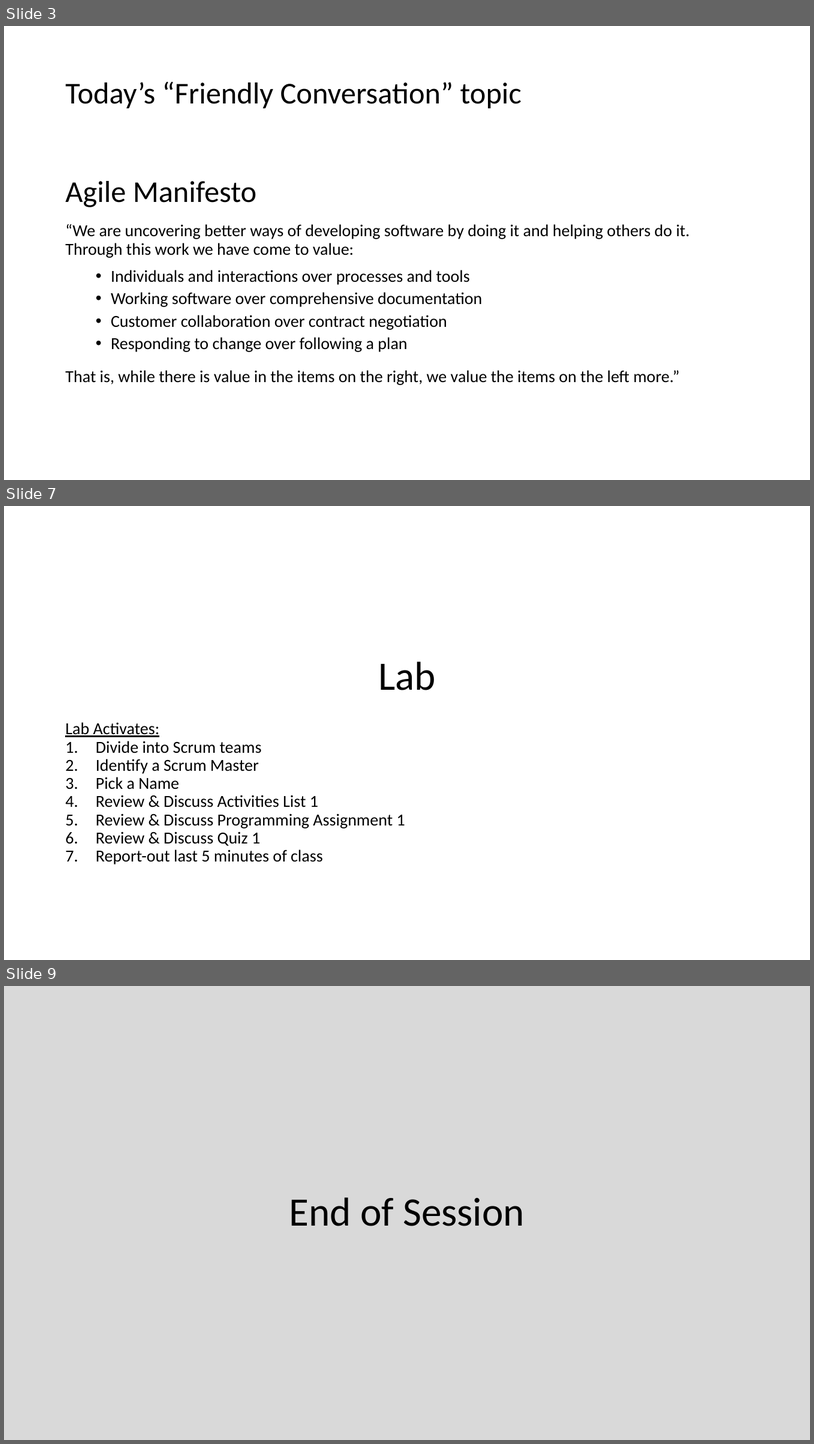
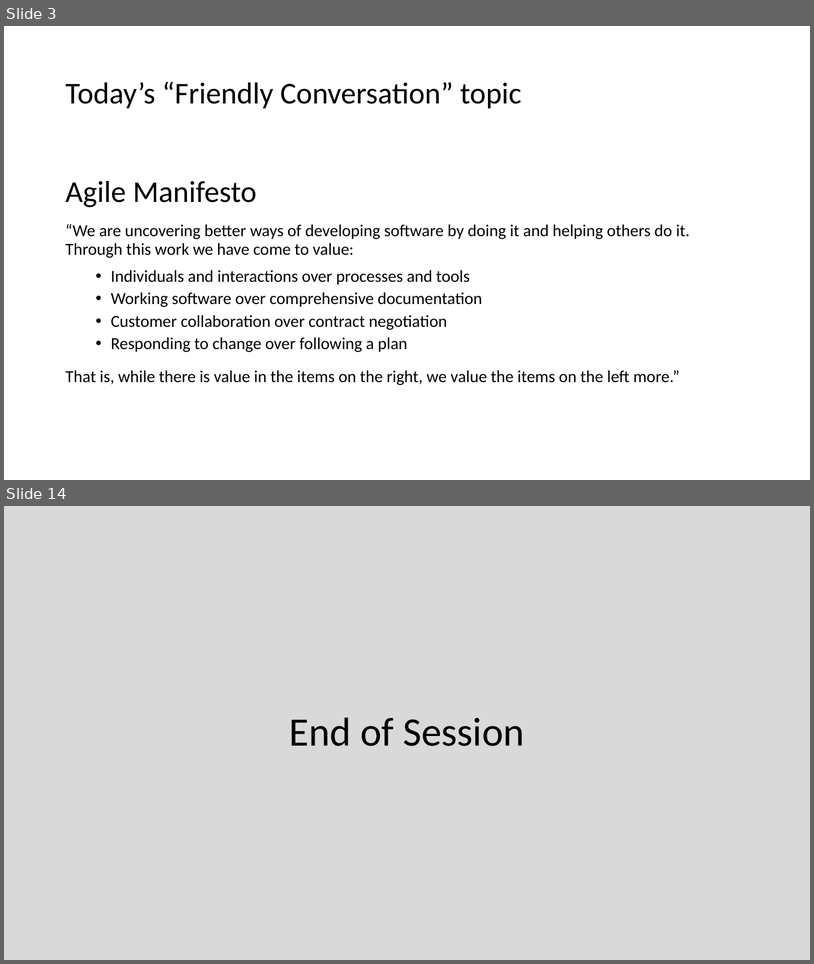
Before and after one commit to EricJPogue/CPSC-24500, a slide deck: lecture-slides/2019-08-28.pptx. Shown one above the other, each under a label of ours: slides 3, 7 and 9 before the commit, slides 3 and 14 after it; the slides between them are not shown. The pictures are 814x1444 and 814x964 pixels, drawn with LibreOffice and Linux fonts; fonts in the diff are those of the drawing. Boxes give left, top, right and bottom in pixels: in the first picture for what was removed or moved away, otherwise in the second. Text is boxed around its words. In the diff, an @@ line names an element or a change of style, - is before the commit and + after.

```diff
--- a/lecture-slides/2019-08-28.pptx
+++ b/lecture-slides/2019-08-28.pptx
@@ slide 7 removed at [4,506,810,960], background #FFFFFF @@
@@ title removed at [378,661,436,690] @@
-Lab
@@ text removed at [65,722,405,864] @@
-Lab Activates:
-1. Divide into Scrum teams
-2. Identify a Scrum Master
-3. Pick a Name
-4. Review & Discuss Activities List 1
-5. Review & Discuss Programming Assignment 1
-6. Review & Discuss Quiz 1
-7. Report-out last 5 minutes of class
@@ what was slide 9 is now slide 14 @@
```
Also in this commit, not shown: 4 slides changed, 8 slides added, 2 other slides removed, 1 other file.
